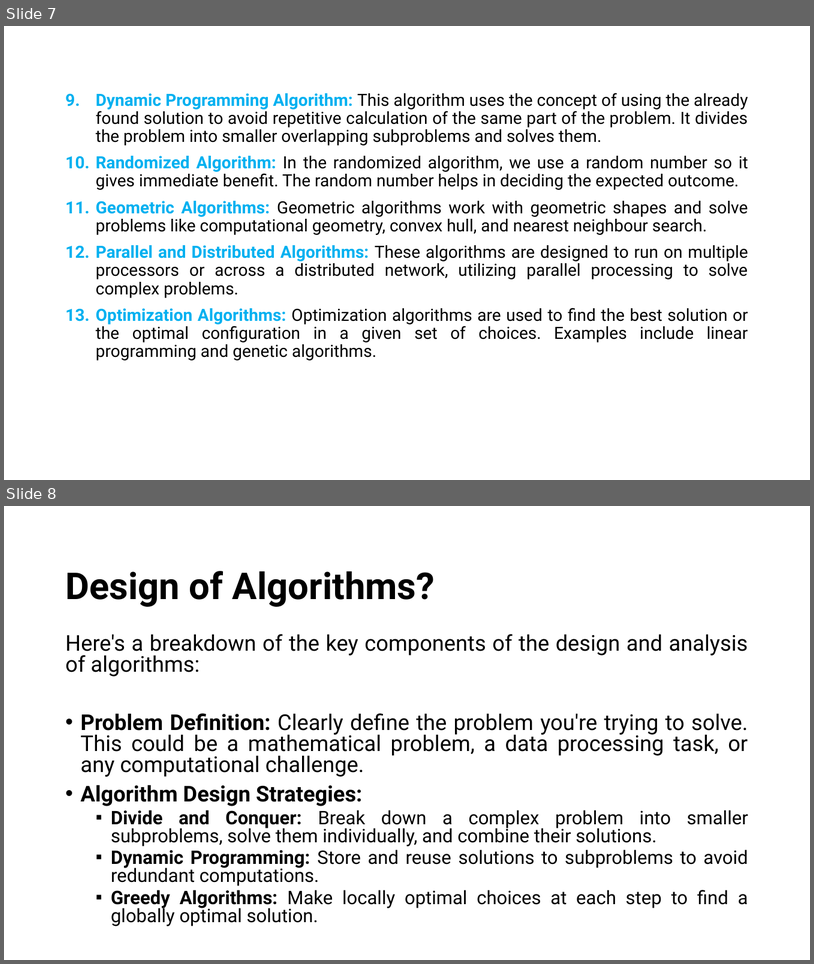
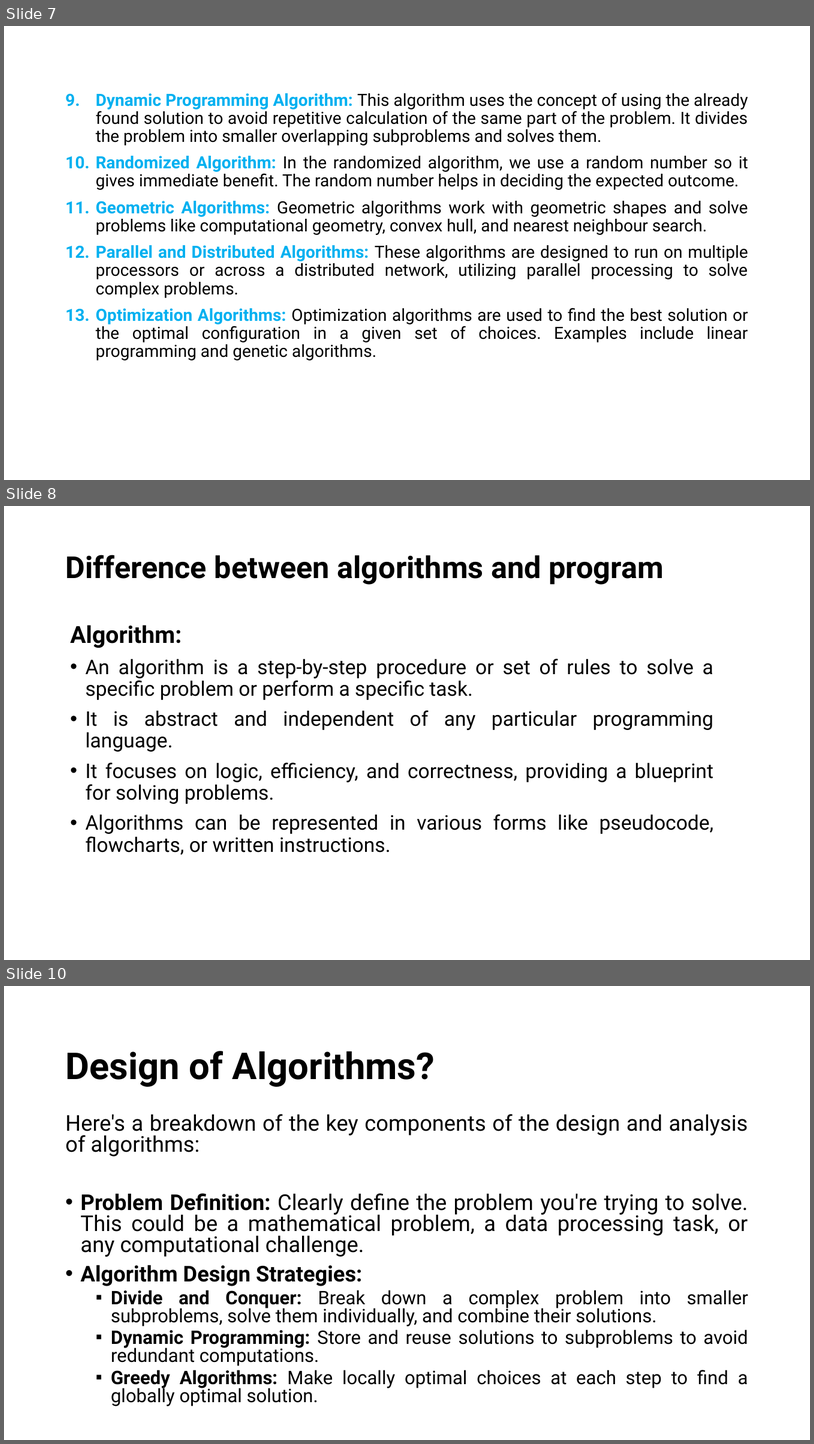
Before and after one commit to alaminbhuyan/DSA-In-Python, a slide deck: Design & Analysis Of Algorithm PDF/DAA.pptx. Shown one above the other, each under a label of ours: slides 7 and 8 before the commit, slides 7, 8 and 10 after it; the slides between them are not shown. The pictures are 814x964 and 814x1444 pixels, drawn with LibreOffice and Linux fonts; fonts in the diff are those of the drawing. Boxes give left, top, right and bottom in pixels: in the first picture for what was removed or moved away, otherwise in the second. Text is boxed around its words. In the diff, an @@ line names an element or a change of style, - is before the commit and + after.

```diff
--- a/Design & Analysis Of Algorithm PDF/DAA.pptx
+++ b/Design & Analysis Of Algorithm PDF/DAA.pptx
@@ slide 8 added at bbox=[4, 506, 810, 960], background #FFFFFF @@
@@ title added at bbox=[65, 555, 663, 585], 36 pt, text #000000, bold @@
+Difference between algorithms and program
@@ text added at bbox=[70, 625, 714, 855], 24 pt, text #000000 @@
+Algorithm:
+• An algorithm is a step-by-step procedure or set of rules to solve a specific problem or perform a specific task.
+• It is abstract and independent of any particular programming language.
+• It focuses on logic, efficiency, and correctness, providing a blueprint for solving problems.
+• Algorithms can be represented in various forms like pseudocode, flowcharts, or written instructions.
@@ what was slide 8 is now slide 10 @@
```
Also in this commit, not shown: 1 other slide added.
